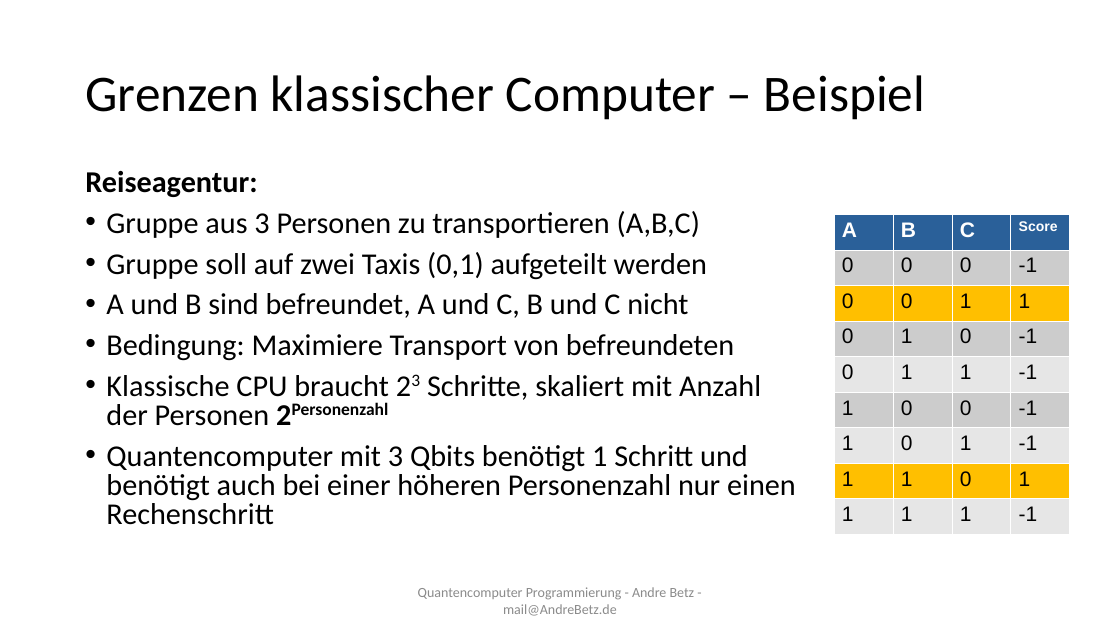
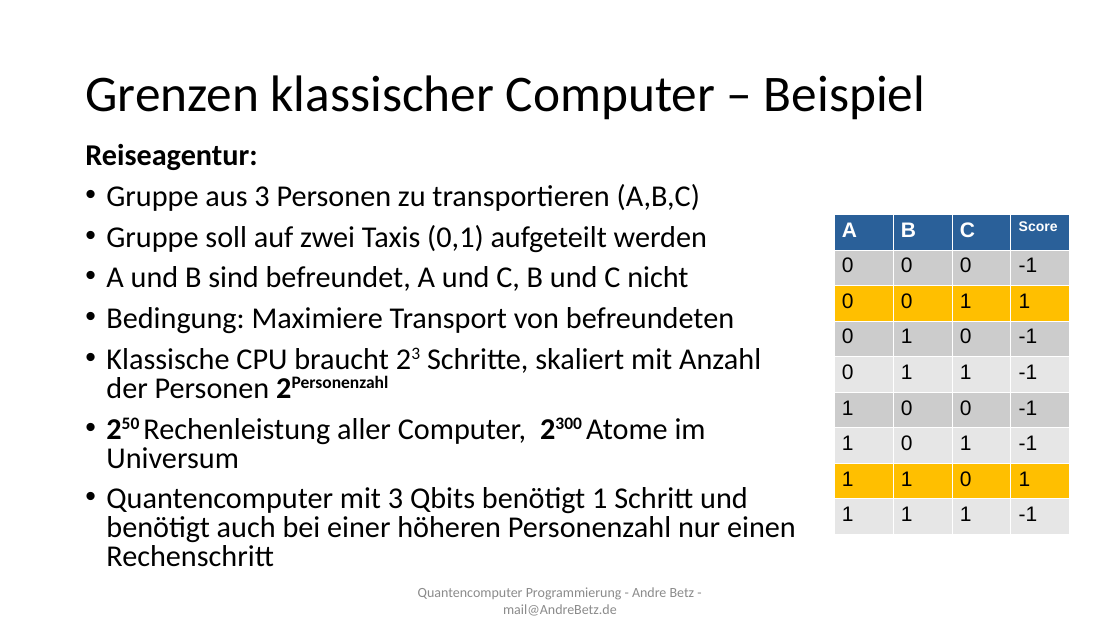
Before and after one commit to sky4walk/documents, a slide deck: slide 6 of QuantencomputerProgramming.odp. Drawn at 1120x630 pixels with LibreOffice and Linux fonts; fonts in the diff are those of the drawing. Boxes give left, top, right and bottom in pixels: in the first picture for what was removed or moved away, otherwise in the second. Text is boxed around its words. In the diff, an @@ line names an element or a change of style, - is before the commit and + after.

```diff
--- a/QuantencomputerProgramming.odp
+++ b/QuantencomputerProgramming.odp
@@ text "Reiseagentur:": place and size @@
-text "Reiseagentur:" at bbox=[85, 171, 796, 525]
+text "Reiseagentur:" at bbox=[85, 144, 796, 567]
@@ text at bbox=[106, 418, 706, 469]: paragraph added @@
+• 250 Rechenleistung aller Computer, 2300 Atome im Universum
```
Also in this commit, not shown: 4 other slides changed.
